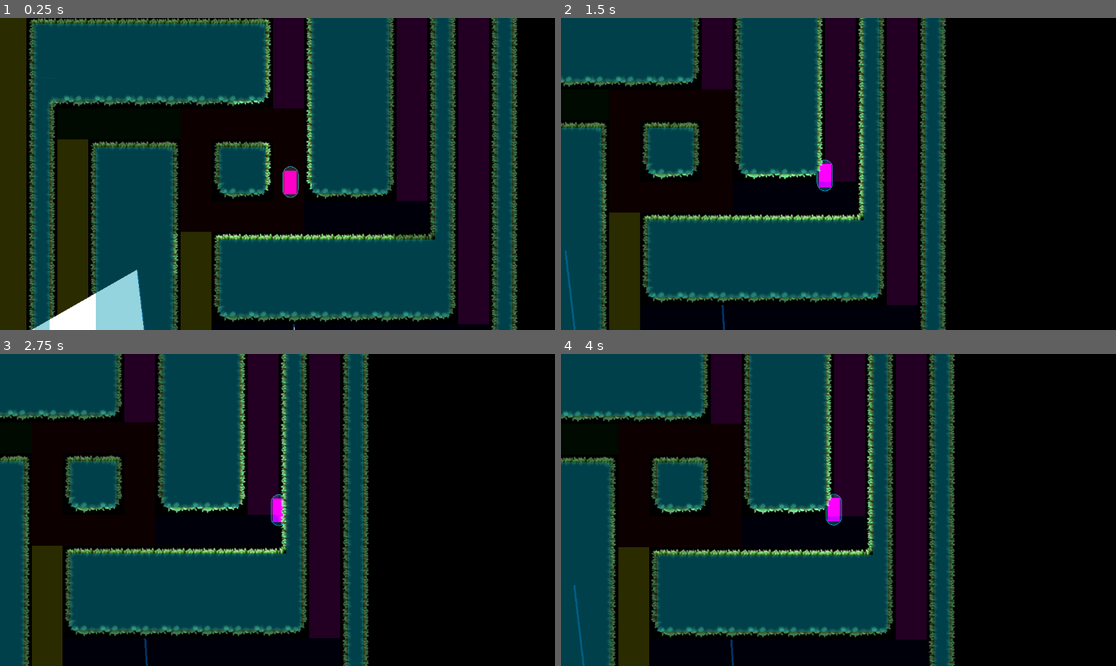
Above: before the commit, frames 1-4 (two rows, left to right).
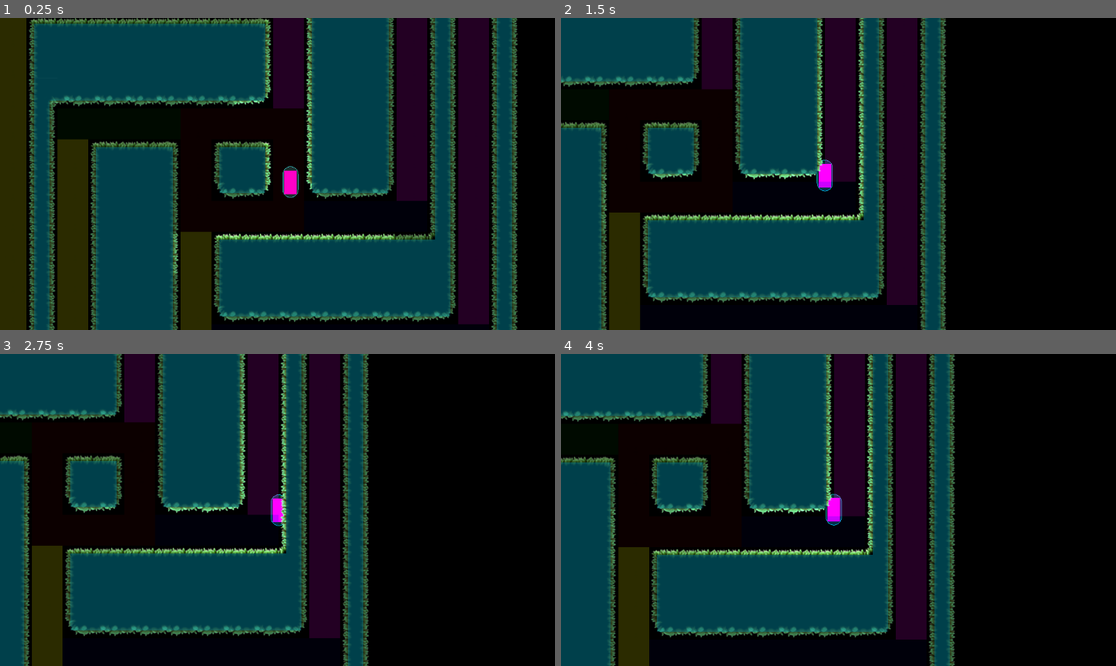
Above: after the commit, the same moments.

Repository: kit-solent/refrigerate
Game: Godot game, scene res://core/ingame.tscn
Two runs of this game, one before a commit and one after it. Both use one fixed random seed, a clock stepped at 60 frames per second and the inputs below.
Inputs:
- Up to frame 1 (0.25 s): no input
- Up to frame 2 (1.5 s): hold Right (player right) 0.53-1.28 s; tap Up (player jump) at 0.77 s; hold Left (player left) from 1.28 s (still down)
- Up to frame 3 (2.75 s): tap Up (player jump) at 1.52 s; release Left (player left) at 2.03 s; hold Right (player right) from 2.03 s (still down)
- Up to frame 4 (4 s): tap Up (player jump) at 3.02, 3.77 s; release Right (player right) at 3.53 s; hold Left (player left) from 3.53 s (still down)

The runs differ from the first frame. In frame 1, 2.0% of the frame differs, in the area x 5-54%, y 80-100%; in frame 2, 0.1%; in frame 3, less than 0.1%; in frame 4, 0.1%.

Commit message:
SaveBot commit at 2024-11-14 15:12:21

Diff:
--- a/core/core.gd
+++ b/core/core.gd
@@ -13,6 +13,8 @@
 @onready var main:Node = null
 
 var tools = Tools.new()
+
+var debug_frame:bool = false
 
 enum modes {TopDown, PlatformerDown, PlatformerUp, PlatformerLeft, PlatformerRight}
 var gravity = {
@@ -33,7 +35,8 @@
 	get_tree().debug_paths_hint = debug
 	get_tree().debug_navigation_hint = debug
 
-
+func _process(_delta:float):
+	debug_frame = Input.is_action_just_pressed("debug key")
 
 ## User Authentication
 #const host="https://refrigerate-580a7-default-rtdb.firebaseio.com/"
--- a/core/core.tscn
+++ b/core/core.tscn
@@ -3,6 +3,8 @@
 [ext_resource type="Script" path="res://core/core.gd" id="1_ktj8o"]
 
 [node name="core" type="Node"]
+process_priority = -8
+process_physics_priority = -8
 script = ExtResource("1_ktj8o")
 debug = true
 topdown_color = Color(0, 0, 100, 0.2)
--- a/core/tools.gd
+++ b/core/tools.gd
@@ -1,39 +1,57 @@
 class_name Tools extends Node
+
+func angle_diff(angle_a:float, angle_b:float):
+	"""
+	Returns tha absolute difference between the two angles in radians.
+	"""
+	# ensure the angles are in the range 0 - TAU
+	angle_a = fix_angle(angle_a)
+	angle_b = fix_angle(angle_b)
+
+	var max_angle = angle_a if angle_a > angle_b else angle_b
+	var min_angle = angle_b if angle_a > angle_b else angle_a
+
+	return max_angle - min_angle
+
+func get_centre(points):
+	"""
+	Returns the centroid of the given points.
+	This is the average of the points or the point in the centre of
+	the points
+	"""
+	var centroid = Vector2.ZERO
+	for i in points:
+		centroid += i
+	centroid /= len(points)
+
+	return centroid
 
 func merge_polygons(polygons:Array[PackedVector2Array]):
 	"""
 	Merges any adjacent or overlapping polygons into a single polygon.
 	Returns an array of polygons.
 	"""
-	if len(polygons)==0:
-		# if there are no polygons then return an empty array.
-		return []
-
-	if len(polygons)==1:
-		# if there is only 1 polygon then return it.
-		return polygons
-
-	var merge_pass = []
-	var merge
-	# keep looping untill no more merges are possible.
-	while true:
-		# get the first polygon
-		var p = polygons[0]
-
-		# loop over all the other polygons and tey and merge them with p
-		for i in polygons.slice(1):
-			merge = Geometry2D.merge_polygons(p, i)
-
-			# if the merge was a success
-			if len(merge)==1:
-				merge
-
-
-		# after the merge pass update the polygons array and clear the merge_pass array ready for the next pass
-		polygons = merge_pass
-		merge_pass = []
-
-	Geometry2D.merge_polygons
+	var merged_polygons = polygons.duplicate()
+	var has_merged = true
+
+	while has_merged:
+		has_merged=false
+		for i in range(len(merged_polygons)):
+			for j in range(i+1, len(merged_polygons)):
+				# try and merge the two polygons
+				var merge_attempt = Geometry2D.merge_polygons(merged_polygons[i], merged_polygons[j])
+
+				# check if the merge was a success
+				if len(merge_attempt)==1:
+					merged_polygons[i] = merge_attempt[0]
+					merged_polygons.remove_at(j)
+					has_merged = true
+					break
+
+			if has_merged:
+				break
+
+	return merged_polygons
 
 func line_bounds(line:PackedVector2Array):
 	"""
@@ -241,7 +259,7 @@
 
 	# clip all the lines
 	for l in lines:
-		var clipped_line = Core.tools.clip_line_segment(l[0], l[1], bounds)
+		var clipped_line = clip_line_segment(l[0], l[1], bounds)
 		if len(clipped_line) > 0:
 			# only add the line if it contains points.
 			# if it is empty then the clip must have been
@@ -280,15 +298,34 @@
 
 	return lines
 
+func segment_line(line:PackedVector2Array):
+	"""
+	Returns an array of the segments of `line`.
+	"""
+	var segments = []
+
+	for i in range(len(line)-1):
+		segments.append(PackedVector2Array([line[i], line[i+1]]))
+
+	return segments
+
+func segment_lines(lines):
+	"""
+	Calls segment_line on all lines in `lines` and returns the results in a single array.
+	"""
+	var segments = []
+
+	for i in lines:
+		segments.append_array(segment_line(i))
+
+	return segments
+
 func cast_point(target:Vector2, point:Vector2, bounds:Rect2):
 	"""
 	Casts a line from target in the direction of cast_point and returns the point where it intersects with bounds.
 	target must be within bounds.
 	"""
 	# TODO: Consider using similar triangles to write a better implimentation.
-	if not has_point(bounds, target):
-		printerr("Invalid arguments to get_cast_point, `target` must be inside the given bounds.")
-		return ERR_INVALID_PARAMETER
 
 	# the coordinates of the corners of the viewport rectangle relative to our origin.
 	var viewport_top_left     = bounds.position
@@ -297,10 +334,10 @@
 	var viewport_bottom_right = bounds.position  + Vector2.DOWN  * bounds.size.y + Vector2.RIGHT * bounds.size.x
 
 	# the angles from the cast_point to the corners of the screen.
-	var angle_tl = Core.tools.fix_angle(target.angle_to_point(viewport_top_left))
-	var angle_tr = Core.tools.fix_angle(target.angle_to_point(viewport_top_right))
-	var angle_bl = Core.tools.fix_angle(target.angle_to_point(viewport_bottom_left))
-	var angle_br = Core.tools.fix_angle(target.angle_to_point(viewport_bottom_right))
+	var angle_tl = fix_angle(target.angle_to_point(viewport_top_left))
+	var angle_tr = fix_angle(target.angle_to_point(viewport_top_right))
+	var angle_bl = fix_angle(target.angle_to_point(viewport_bottom_left))
+	var angle_br = fix_angle(target.angle_to_point(viewport_bottom_right))
 
 	# the angles pointing directly up, down, left, and right.
 	var angle_down  = 1 * TAU/4
@@ -308,7 +345,7 @@
 	var angle_up    = 3 * TAU/4
 
 	# the angle from the target to the cast point.
-	var angle = Core.tools.fix_angle(target.angle_to_point(point))
+	var angle = fix_angle(target.angle_to_point(point))
 
 	# the edge which the line will intersect as a Vector2.
 	# Vector2.UP reperesents the top edge, Vector2.RIGHT reperesents the right edge etc.
@@ -413,57 +450,44 @@
 
 	return [intersect, edge]
 
-func cast_polygon(target:Vector2, line:PackedVector2Array, bounds:Rect2):
-	"""
-	Casts `line` against `bounds` from the perspective of `target` and returns the resulting polygon.
-	The `target` point and all points in `line` must be inside the bounds.
-	"""
-	# if there is no line to cast against then return an empty polygon.
-	if len(line)==0:
-		return PackedVector2Array()
-
-	# ensure that target and all points of line are within the bounds
-	if not has_point(bounds, target):
-		printerr("Invalid `target` in cast_polygon. `target` must be within the bounds")
+func cast_polygon(target:Vector2, start:Vector2, stop:Vector2, bounds:Rect2):
+	"""
+	Casts the line segment from `start` to `stop` against `bounds` from the perspective of `target` and returns the resulting polygon.
+	Both `start` and `stop` must be inside the bounds but `target` may be outside
+	"""
+	if not (has_point(bounds, start) and has_point(bounds, stop)):
+		printerr("Invalid `line` in cast_polygon. Both points in `line` must be within the bounds.")
 		return ERR_INVALID_PARAMETER
 
-	for i in line:
-		if not has_point(bounds, i):
-			printerr("Invalid `line` in cast_polygon. All points in `line` must be within the bounds.")
-			return ERR_INVALID_PARAMETER
-
 	# initialise the polygon with the line
-	var polygon = fix_line(line)
-
-	# find all the cast points and their edges
-	var cast_points = []
-	for i in line:
-		cast_points.append(cast_point(target, i, bounds))
-
-	# reverse the cast points so that the cast point for the last point in line will get
-	# connected to that last point. This ensures that the polygon runs in a consistant direction
-	cast_points.reverse()
-
-	# add the cast_points to the polygon and insert the corner points if required
-	var prev_point = cast_points[0][0]
-	var edge = cast_points[0][1] # initialise with the first edge to eusure that the first edge check return true
-	for i in cast_points:
-		if i[1] != edge:
-			# if the edges are not the same then add the corner points.
-			polygon += find_corners(prev_point, i[0], target, bounds)
-
-		polygon.append(i[0])
-
-		# update the point
-		prev_point = i[0]
+	var polygon = PackedVector2Array([start, stop])
+
+	# find the cast points and their edges
+	var start_cast = cast_point(target, start, bounds)[0]
+	var stop_cast  = cast_point(target, stop , bounds)[0]
+
+	polygon.append(stop_cast)
+	var c=find_corners(start, stop, target, bounds)
+	c.reverse() #TODO: finish portal implimentations
+	polygon.append_array(c)
+	polygon.append(start_cast)
+
+
 
 	return polygon
 
 func cast_polygons(target:Vector2, line:PackedVector2Array, bounds:Rect2):
-	var lines = clip_line(line, bounds)
-	var polygons = []
-	for i in lines:
-		polygons.append(cast_polygon(target, i, bounds))
+	var segments = segment_lines(clip_line(line, bounds))
+	var polygons:Array[PackedVector2Array] = []
+
+	for i in segments:
+		polygons.append(cast_polygon(target, i[0], i[1], bounds))
+
+	if Core.debug_frame:
+		print(polygons)
+
+	#polygons = merge_polygons(polygons)
+
 	return polygons
 
 func find_corners(point1: Vector2, point2: Vector2, target:Vector2, bounds:Rect2):
@@ -482,6 +506,20 @@
 	var angle_bl = target.angle_to_point(bounds_bl)
 	var angle_br = target.angle_to_point(bounds_br)
 
+	var angles = [
+		angle_tl,
+		angle_tr,
+		angle_bl,
+		angle_br
+	]
+
+	var angles_to_corners = {
+		angle_tl:bounds_tl,
+		angle_tr:bounds_tr,
+		angle_bl:bounds_bl,
+		angle_br:bounds_br
+	}
+
 	var angle_a = target.angle_to_point(point1)
 	var angle_b = target.angle_to_point(point2)
 
@@ -498,9 +536,6 @@
 	if is_between(angle_br, angle_a, angle_b):
 		corners.append(bounds_br)
 
-	if Input.is_action_just_pressed("debug key"):
-		print(corners)
-
 	return corners
 
 func transform_array(array:PackedVector2Array, transform:Vector2):
@@ -512,5 +547,3 @@
 		new.append(i + transform)
 
 	return new
-
-# 184
--- a/levels/level1.tscn
+++ b/levels/level1.tscn
@@ -1,14 +1,5 @@
-[gd_scene load_steps=3 format=3 uid="uid://s8hhu4jxydb"]
+[gd_scene load_steps=2 format=3 uid="uid://s8hhu4jxydb"]
 
 [ext_resource type="PackedScene" uid="uid://c6awmk0g3vary" path="res://core/map.tscn" id="1_japuw"]
-[ext_resource type="PackedScene" uid="uid://ctwsyo8iq6tg8" path="res://portals/portal.tscn" id="2_eug51"]
 
 [node name="level1" instance=ExtResource("1_japuw")]
-
-[node name="portal" parent="." index="0" instance=ExtResource("2_eug51")]
-position = Vector2(107, 352)
-
-[node name="line" parent="portal" index="0"]
-points = PackedVector2Array(0, -32, 6, 64, -303, 53, -326, -145)
-
-[editable path="portal"]
--- a/portals/portal.gd
+++ b/portals/portal.gd
@@ -5,13 +5,17 @@
 @onready var target:Node = Core.main.get_player()
 
 func _ready():
+	print(Core.tools.segment_lines(
+		[PackedVector2Array()]
+	))
+
 	if pair:
 		pair.get_node("camera").custom_viewport = $sub_viewport
 
 	# find the bounding rectangle of the line, expand it for error margin, and assign it to the on screen notifyer.
 	$on_screen_notifier.rect = Core.tools.line_bounds($line.points).grow(64)
 
-func _process(_delta: float):
+func _process(_delta:float):
 	# the portal is only drawn if on the local screen. This works with multiplayer, only showing the portal to those who can see it.
 	# the portal should also only be drawn if it's target is within a certain distance of the portal.
 	if $on_screen_notifier.is_on_screen():
